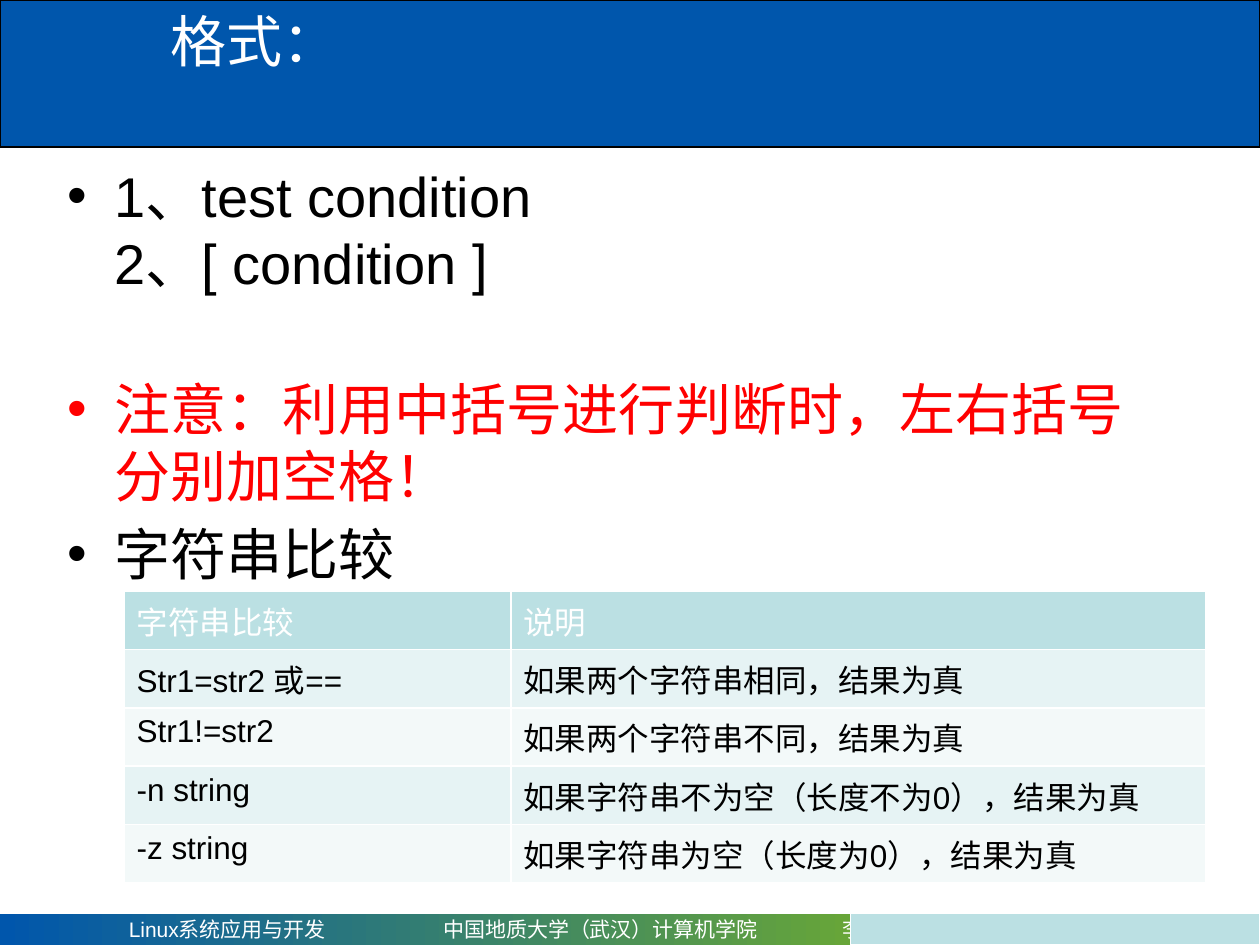
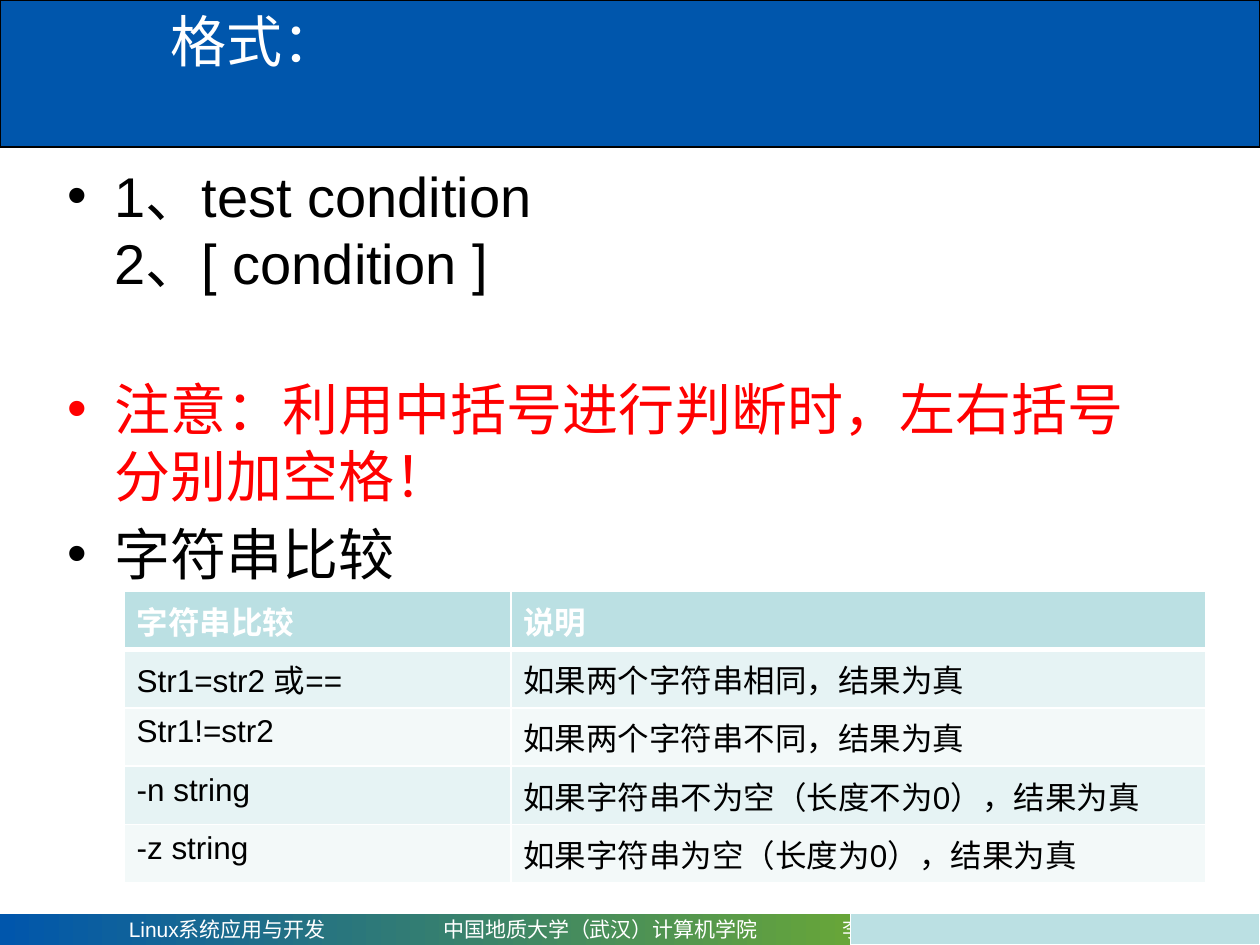
Before and after one commit to mxy493/CUGCS, a slide deck: slide 56 of 3-1大三上/Linux系统应用与开发（康晓军）/课件/第四章 shell编程.pptx (slide 48 before the commit). Drawn at 1260x945 pixels with LibreOffice and Linux fonts; fonts in the diff are those of the drawing. Boxes give left, top, right and bottom in pixels: in the first picture for what was removed or moved away, otherwise in the second. Text is boxed around its words. In the diff, an @@ line names an element or a change of style, - is before the commit and + after.

```diff
--- a/3-1大三上/Linux系统应用与开发（康晓军）/课件/第四章 shell编程.pptx
+++ b/3-1大三上/Linux系统应用与开发（康晓军）/课件/第四章 shell编程.pptx
@@ table at (x1=123, y1=591, x2=1205, y2=874) @@
@@ bold on in "字符串比较", "说明" @@
```
Also in this commit, not shown: 16 other slides changed, 22 slides added, 1 slide removed, 3 other files.
